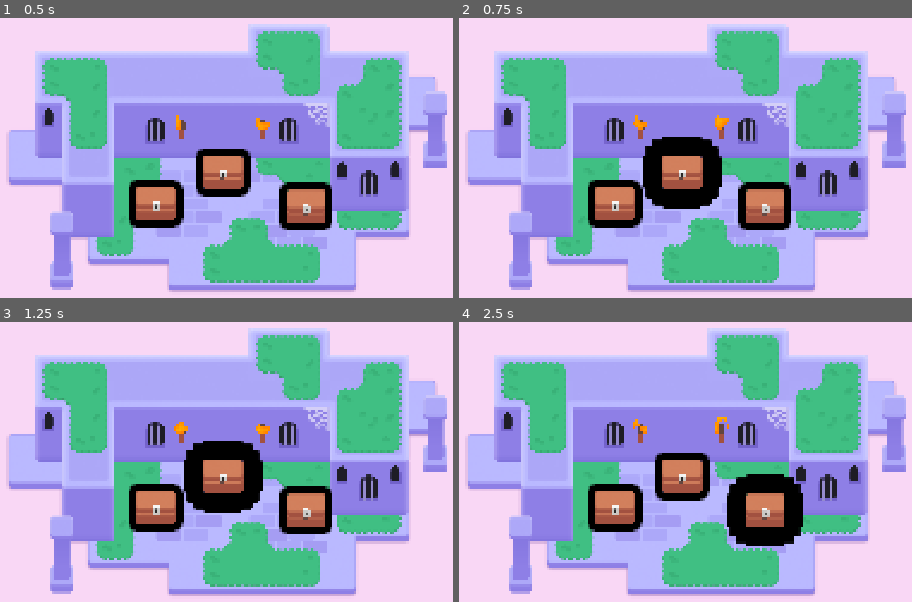
Above: before the commit, frames 1-4 (two rows, left to right).
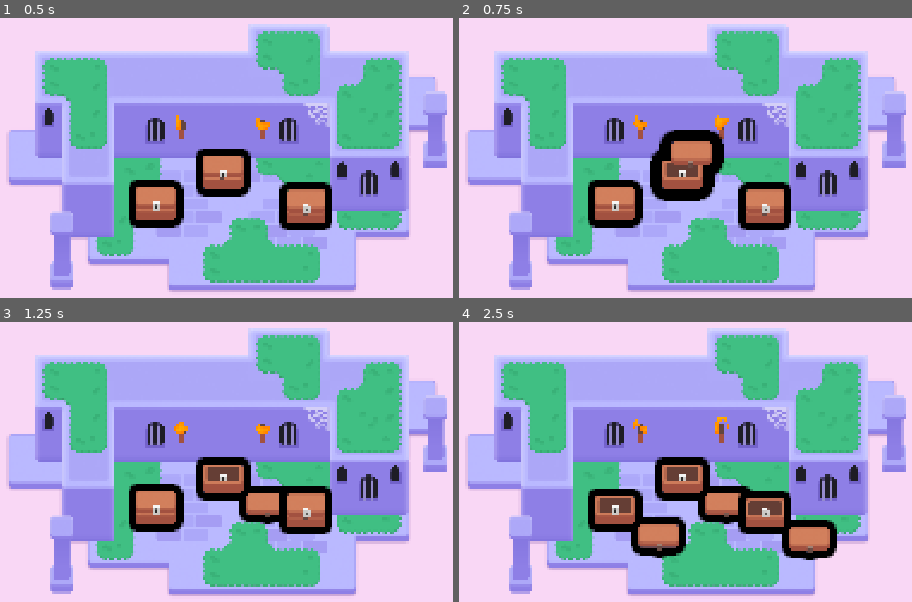
Above: after the commit, the same moments.

Repository: mmaxx66/M6-Looting
Game: Godot game, scene res://lessons/mini_dungeon.tscn
Two runs of this game, one before a commit and one after it. Both use one fixed random seed, a clock stepped at 60 frames per second and the inputs below.
Inputs (mouse positions are in pixels of both pictures, inside the frame that each line leads up to):
- Up to frame 1 (0.5 s): no input
- Up to frame 2 (0.75 s): tap Enter at 0.5 s; move the mouse to (680, 172) at 0.52 s; hold D (move_right) from 0.53 s (still down); tap Z at 0.6 s; click (680, 172) at 0.67 s
- Up to frame 3 (1.25 s): keep holding D (move_right); tap Space at 0.77 s
- Up to frame 4 (2.5 s): move the mouse to (613, 509) at 1.27 s; release D (move_right) at 1.28 s; hold S (move_down) 1.28-2.03 s; tap Z at 1.35, 2.1 s; click (613, 509) at 1.42 s; tap Space at 1.52 s; move the mouse to (767, 512) at 2.02 s; hold D (move_right) from 2.03 s (still down); click (767, 512) at 2.17 s

Frame 1 is identical in both runs. In frame 2, 2.4% of the frame differs, in the area x 40-59%, y 40-69%; in frame 3, 3.5%; in frame 4, 7.6%, in the area x 28-84%, y 46-85%.

Commit message:
m6l4 and m6l5 completed

Diff:
--- a/lessons/chest/chest.gd
+++ b/lessons/chest/chest.gd
@@ -1,6 +1,11 @@
 extends Area2D
 
 @onready var canvas_group: CanvasGroup = $CanvasGroup
+@onready var animation_player: AnimationPlayer = $AnimationPlayer
+
+func open() -> void:
+	animation_player.play("open")
+	input_pickable = false
 
 func _ready() -> void:
 	canvas_group.material.set_shader_parameter("line_thickness", 3.0)
@@ -17,3 +22,13 @@
 
 func set_outline_thickness(new_thickness: float) -> void:
 	canvas_group.material.set_shader_parameter("line_thickness", new_thickness)
+
+func _input_event(viewport: Viewport, event: InputEvent, shape_index: int):
+	var event_is_mouse_click: bool = (
+		event is InputEventMouseButton and
+		event.button_index == MOUSE_BUTTON_LEFT and
+		event.is_pressed()
+	)
+
+	if event_is_mouse_click:
+		open()
--- a/lessons/chest/chest.tscn
+++ b/lessons/chest/chest.tscn
@@ -15,6 +15,42 @@
 
 [sub_resource type="RectangleShape2D" id="RectangleShape2D_4q7cj"]
 size = Vector2(96, 69)
+
+[sub_resource type="Animation" id="Animation_65g6b"]
+resource_name = "open"
+tracks/0/type = "value"
+tracks/0/imported = false
+tracks/0/enabled = true
+tracks/0/path = NodePath("CanvasGroup/Top:position")
+tracks/0/interp = 1
+tracks/0/loop_wrap = true
+tracks/0/keys = {
+"times": PackedFloat32Array(0, 0.1, 0.2),
+"transitions": PackedFloat32Array(1, 1, 1),
+"update": 0,
+"values": [Vector2(2, -17), Vector2(48, -81), Vector2(108, 64)]
+}
+
+[sub_resource type="Animation" id="Animation_4q7cj"]
+length = 0.001
+tracks/0/type = "value"
+tracks/0/imported = false
+tracks/0/enabled = true
+tracks/0/path = NodePath("CanvasGroup/Top:position")
+tracks/0/interp = 1
+tracks/0/loop_wrap = true
+tracks/0/keys = {
+"times": PackedFloat32Array(0),
+"transitions": PackedFloat32Array(1),
+"update": 0,
+"values": [Vector2(2, -17)]
+}
+
+[sub_resource type="AnimationLibrary" id="AnimationLibrary_1dn1d"]
+_data = {
+&"RESET": SubResource("Animation_4q7cj"),
+&"open": SubResource("Animation_65g6b")
+}
 
 [node name="Chest" type="Area2D"]
 script = ExtResource("1_65g6b")
@@ -39,3 +75,8 @@
 shape = SubResource("RectangleShape2D_4q7cj")
 
 [node name="Camera2D" type="Camera2D" parent="."]
+
+[node name="AnimationPlayer" type="AnimationPlayer" parent="."]
+libraries = {
+&"": SubResource("AnimationLibrary_1dn1d")
+}
Not shown: 1 places in lessons/chest/chest.tscn that only renumber resources
